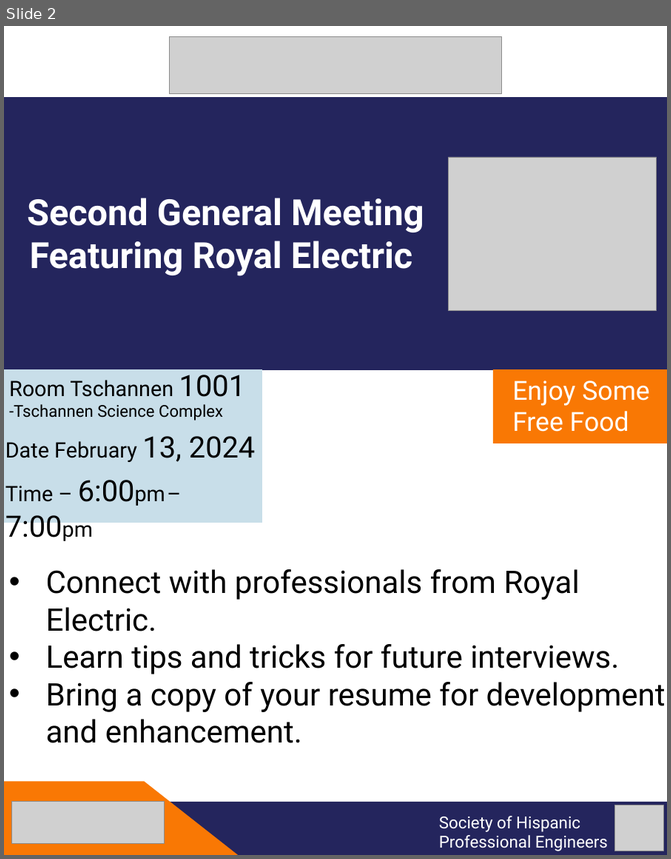
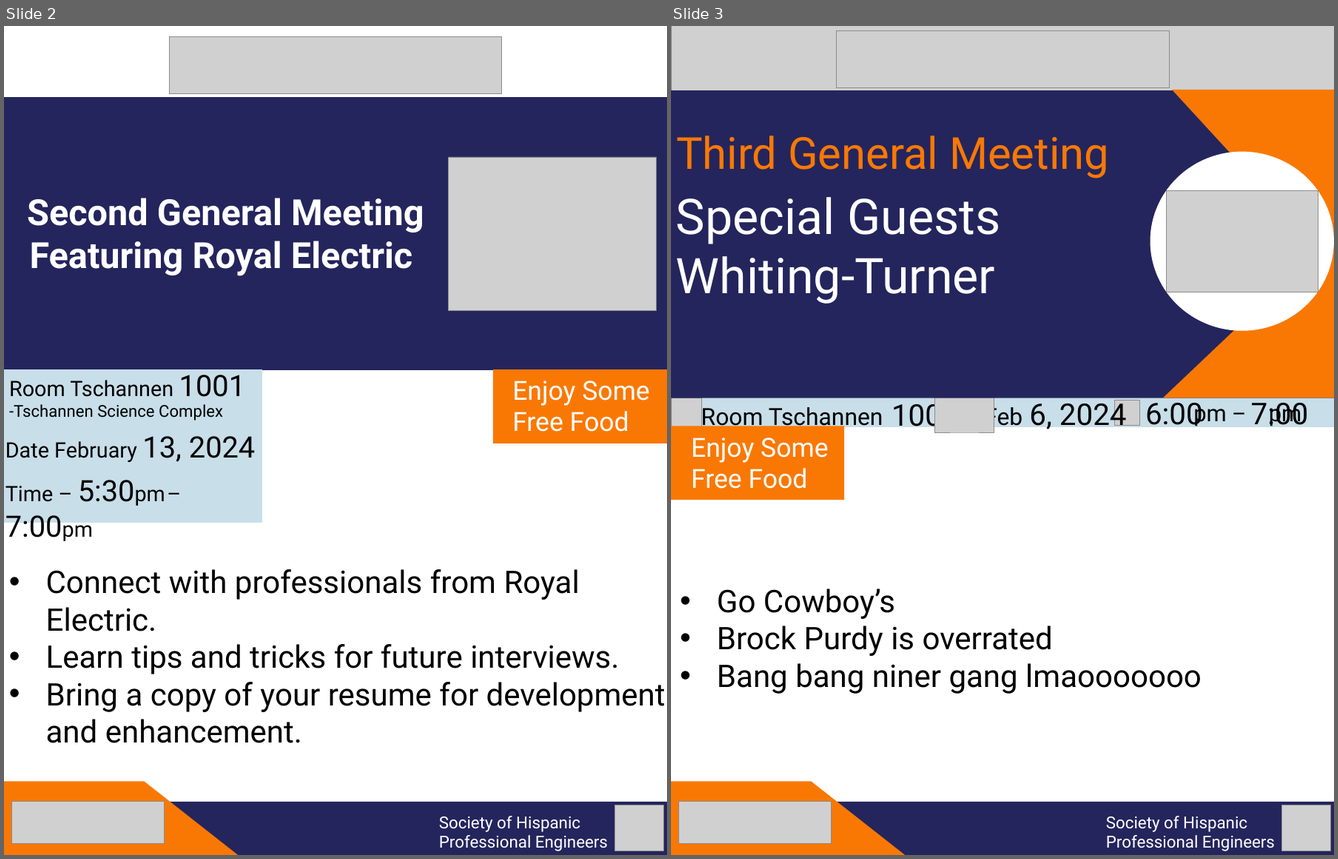
Before and after one commit to Rubeno24/SHPE, a slide deck: Shpe Flyers/Meetings Flyers .pptx. Shown side by side, each under a label of ours: slide 2 before the commit, slides 2 and 3 after it. The pictures are 671x859 and 1338x859 pixels, drawn with LibreOffice and Linux fonts; fonts in the diff are those of the drawing; grey boxes stand for pictures. Boxes give left, top, right and bottom in pixels: in the first picture for what was removed or moved away, otherwise in the second. Text is boxed around its words. In the diff, an @@ line names an element or a change of style, - is before the commit and + after.

```diff
--- a/Shpe Flyers/Meetings Flyers .pptx
+++ b/Shpe Flyers/Meetings Flyers .pptx
@@ slide 3 added at (671, 26, 1334, 855), background #FFFFFF @@
@@ picture added at (671, 26, 1334, 93) @@
@@ picture added at (836, 30, 1169, 88) @@
@@ rectangle added at (671, 90, 1334, 398), fill #24255D, 60 pt, text #FFFFFF @@
+Special Guests
+Whiting-Turner
@@ right triangle added at (1172, 90, 1334, 266), fill #F97804 @@
@@ text added at (676, 136, 1109, 178), 54 pt, text #F97804 @@
+Third General Meeting
@@ ellipse added at (1151, 152, 1333, 331), fill #FFFFFF, outline #FFFFFF 1 pt @@
@@ picture added at (1166, 191, 1318, 292) @@
@@ right triangle added at (1163, 235, 1334, 397), fill #F97804 @@
@@ rectangle added at (671, 398, 1334, 427), fill #C8DEE9, outline #C8DEE9 1 pt @@
@@ picture added at (671, 398, 701, 429) @@
@@ text added at (892, 399, 959, 434), 36.6 pt, text #000000 @@
+1001
@@ picture added at (935, 392, 994, 432) @@
@@ text added at (1029, 400, 1127, 433), 36.6 pt, text #000000 @@
+6, 2024
@@ picture added at (1114, 400, 1139, 425) @@
@@ text added at (1145, 397, 1203, 432), 36.6 pt, text #000000 @@
+6:00
@@ text added at (1193, 403, 1301, 426), 28 pt, text #000000 @@
+pm – pm
@@ text added at (1251, 397, 1309, 432), 36.6 pt, text #000000 @@
+7:00
@@ text added at (701, 403, 883, 431), 28.8 pt, text #000000 @@
+Room Tschannen
@@ text added at (984, 403, 1023, 431), 28.8 pt, text #000000 @@
+Feb
@@ rectangle added at (671, 426, 844, 500), fill #F97804 @@
@@ text added at (691, 437, 829, 488), 32.2 pt, text #FFFFFF @@
+Enjoy Some Free Food
@@ text added at (717, 588, 1202, 693), 38 pt, text #000000 @@
+• Go Cowboy’s
+• Brock Purdy is overrated
+• Bang bang niner gang lmaooooooo
@@ rectangle added at (671, 781, 811, 855), fill #F97804 @@
@@ picture added at (678, 801, 831, 843) @@
@@ right triangle added at (812, 781, 905, 855), fill #F97804 @@
@@ rectangle added at (833, 801, 1334, 855), fill #24255D @@
@@ text added at (1106, 816, 1275, 851), 20.1 pt, text #FFFFFF @@
+Society of Hispanic
+Professional Engineers
@@ picture added at (1282, 804, 1330, 851) @@
@@ slide 2 changed as well @@
@@ text at (5, 480, 135, 537): text changed @@
-Time – 6:00pm – 7:00pm
+Time – 5:30pm – 7:00pm
```
Also in this commit, not shown: 1 other slide changed.
